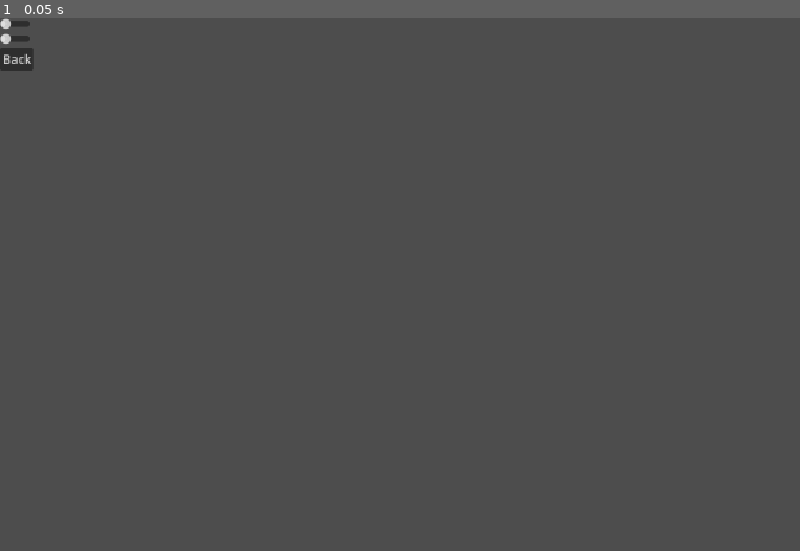
Above: before the commit, frame 1.
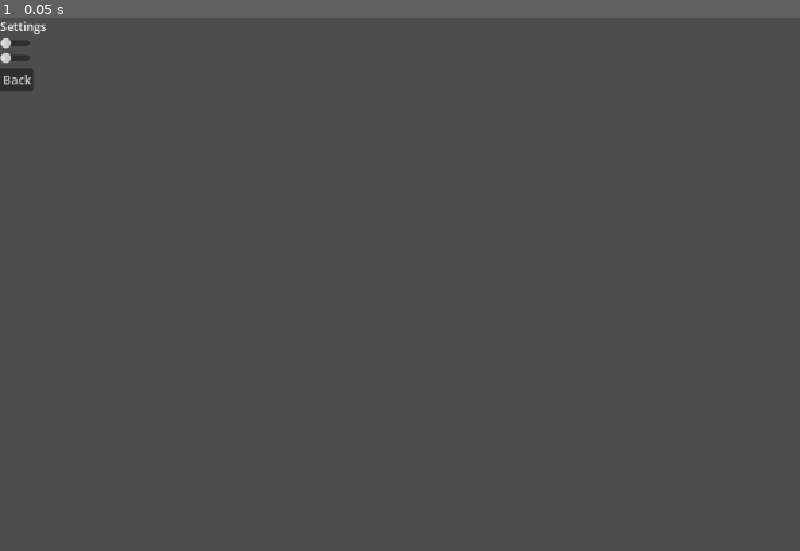
Above: after the commit, the same moment.

Repository: wushenrong/CSCE552
Game: Godot game, scene res://scenes/scene02.tscn
The game is run twice, just before and just after one commit, with the same random seed, the same clock (stepped at 60 frames per second) and the same inputs. The project has no main scene, so this scene is started directly.
Inputs:
- Up to frame 1 (0.05 s): no input

The runs differ from the first frame. In frame 1, 0.4% of the frame differs, in the area x 0-6%, y 0-14%.

Commit message:
feat: Add label for settings menu

Diff:
--- a/dungeon_dive/dungeon-dive/scenes/scene02.tscn
+++ b/dungeon_dive/dungeon-dive/scenes/scene02.tscn
@@ -6,10 +6,17 @@
 offset_right = 8.0
 offset_bottom = 36.0
 
+[node name="SettingsLabel" type="Label" parent="." unique_id=501653643]
+layout_mode = 0
+offset_right = 40.0
+offset_bottom = 23.0
+text = "Settings"
+
 [node name="VBoxContainer" type="VBoxContainer" parent="." unique_id=1064327237]
 layout_mode = 0
+offset_top = 26.0
 offset_right = 40.0
-offset_bottom = 40.0
+offset_bottom = 62.0
 
 [node name="SFXSlider" type="HSlider" parent="VBoxContainer" unique_id=1706739807]
 layout_mode = 2
@@ -19,7 +26,7 @@
 
 [node name="BackButton" type="Button" parent="." unique_id=394461022]
 layout_mode = 0
-offset_top = 40.0
+offset_top = 68.0
 offset_right = 45.0
-offset_bottom = 71.0
+offset_bottom = 99.0
 text = "Back"
